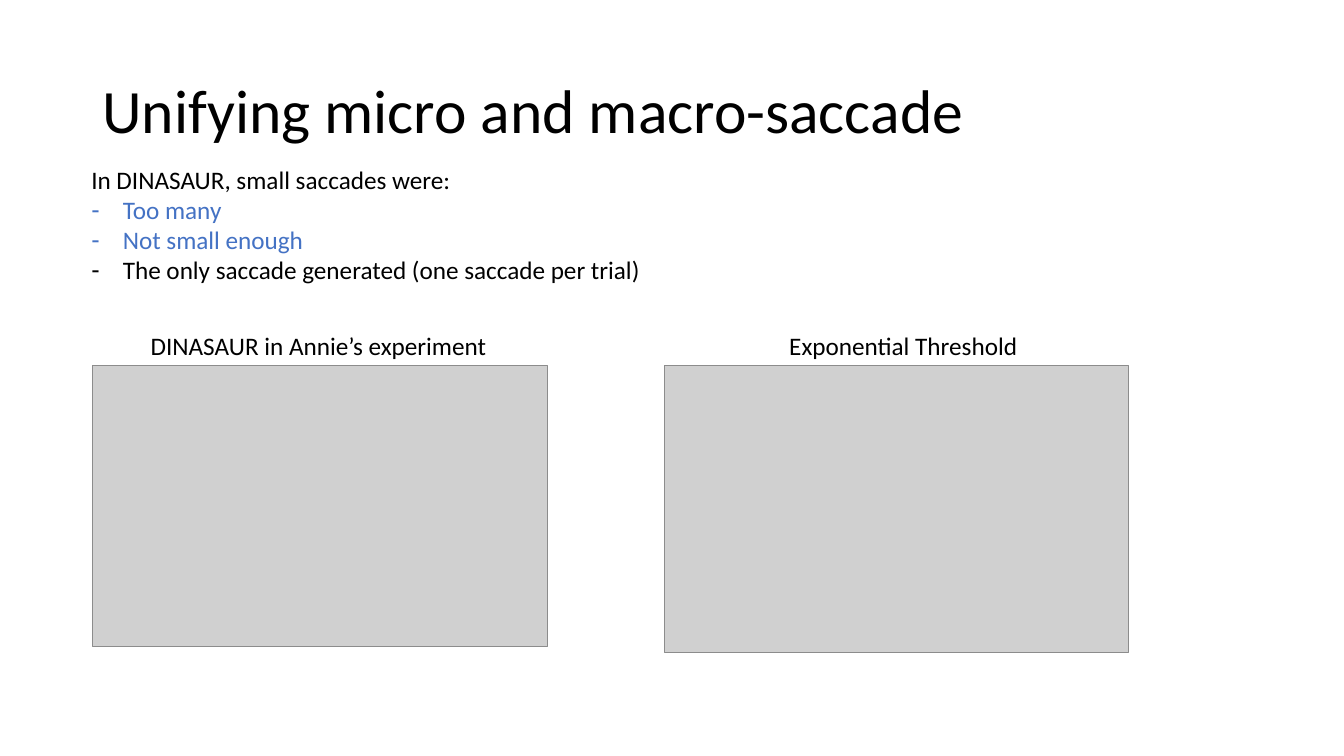
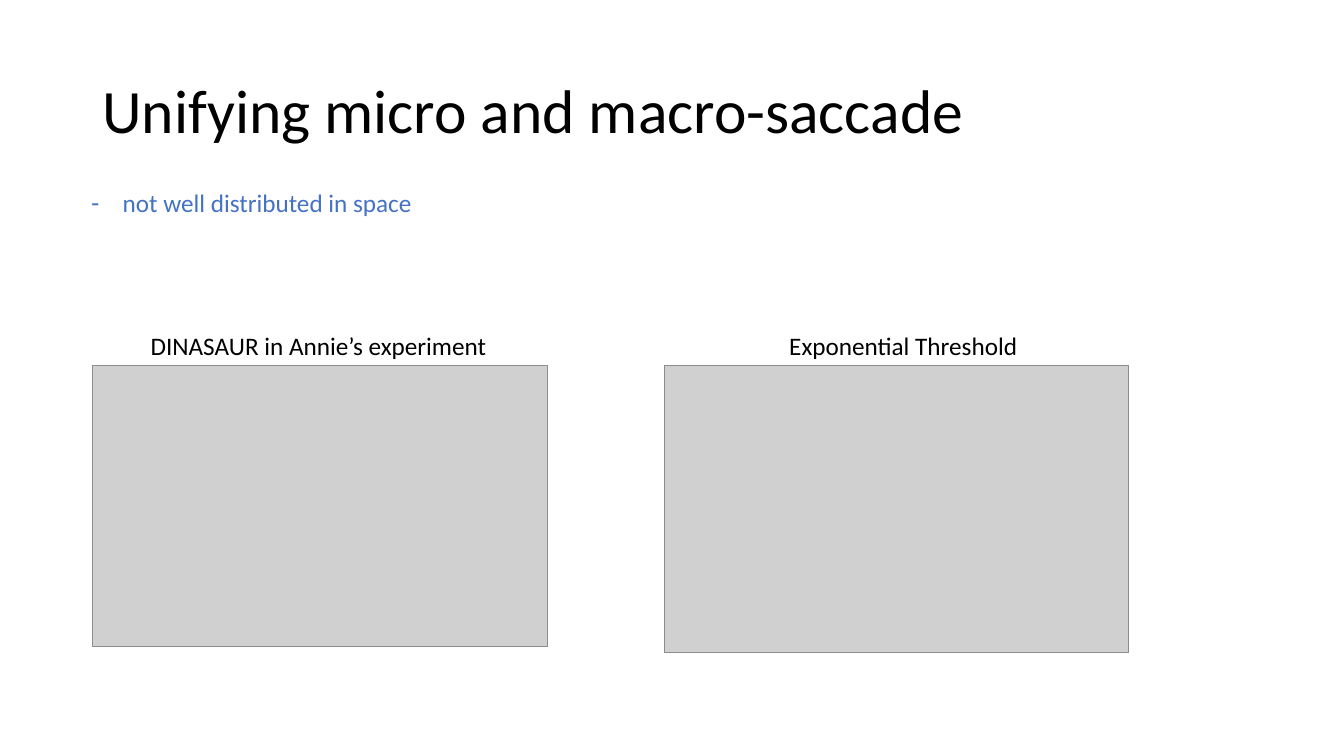
Before and after one commit to Nodragem/Modelling---DINASAUR2.0, a slide deck: slide 15 of notes/Presentation Feb2017/StochasticThreshold.pptx. Drawn at 1344x756 pixels with LibreOffice and Linux fonts; fonts in the diff are those of the drawing; grey boxes stand for pictures. Boxes give left, top, right and bottom in pixels: in the first picture for what was removed or moved away, otherwise in the second. Text is boxed around its words. In the diff, an @@ line names an element or a change of style, - is before the commit and + after.

```diff
--- a/notes/Presentation Feb2017/StochasticThreshold.pptx
+++ b/notes/Presentation Feb2017/StochasticThreshold.pptx
@@ text at box(123, 194, 411, 216): text changed; text colour #000000 to #4472C4 @@
-In DINASAUR, small saccades were:
-– Too many
-– Not small enough
-– The only saccade generated (one saccade per trial)
+– not well distributed in space
```
Also in this commit, not shown: 9 other slides changed, 2 slides added, 50 other files.
